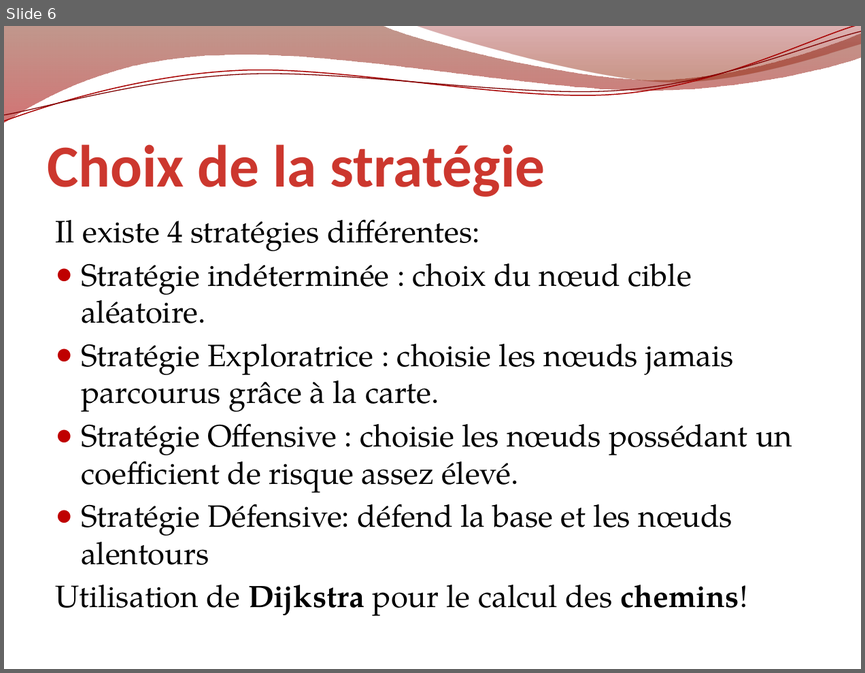
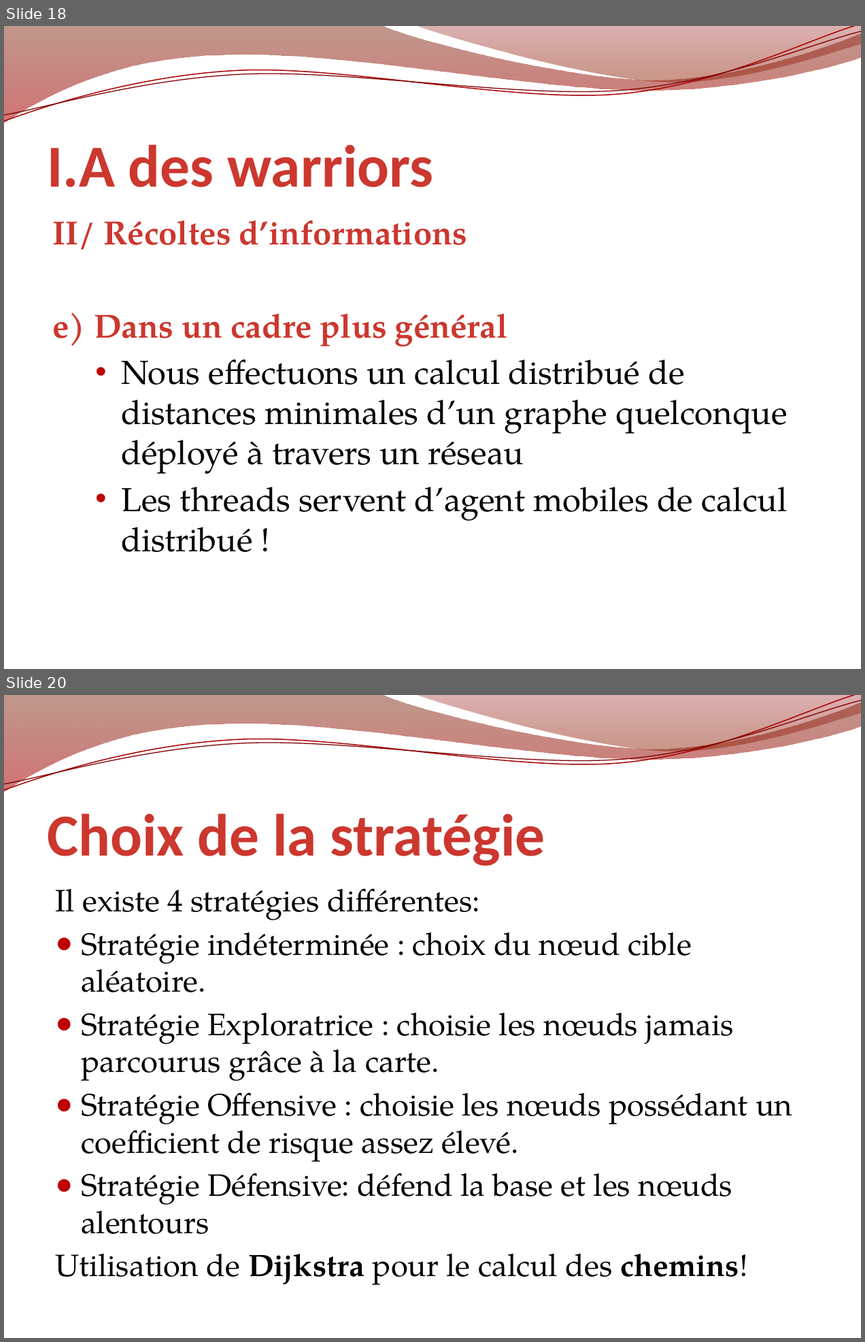
Before and after one commit to erz/voogle, a slide deck: doc/Voogle.pptx. Shown one above the other, each under a label of ours: slide 6 before the commit, slides 18 and 20 after it; the slides between them are not shown. The pictures are 865x673 and 865x1342 pixels, drawn with LibreOffice and Linux fonts; fonts in the diff are those of the drawing; background and template pictures are left out. Boxes give left, top, right and bottom in pixels: in the first picture for what was removed or moved away, otherwise in the second. Text is boxed around its words. In the diff, an @@ line names an element or a change of style, - is before the commit and + after.

```diff
--- a/doc/Voogle.pptx
+++ b/doc/Voogle.pptx
@@ slide 18 added at <box>4,26,861,669</box>, background picture (left out); not listed: 4 template elements that a slide beside it also shows @@
@@ title added at <box>47,144,434,187</box>, 50 pt, text gradient #501100 to #CC372E to #F9EEEE, bold @@
+I.A des warriors
@@ text added at <box>52,220,787,552</box>, 28 pt, text #000000 @@
+II/ Récoltes d’informations
+e) Dans un cadre plus général
+  • Nous effectuons un calcul distribué de distances minimales d’un graphe quelconque déployé à travers un réseau
+  • Les threads servent d’agent mobiles de calcul distribué !
@@ what was slide 6 is now slide 20 @@
```
Also in this commit, not shown: 14 other slides added, 1 slide removed.
